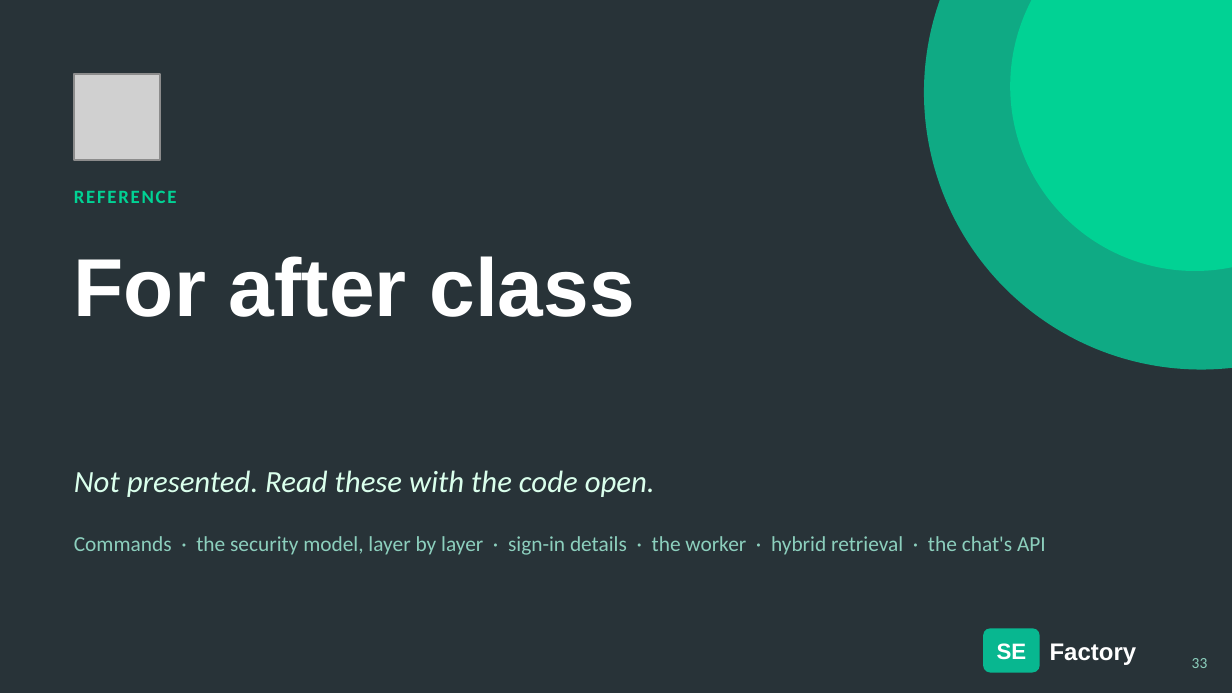
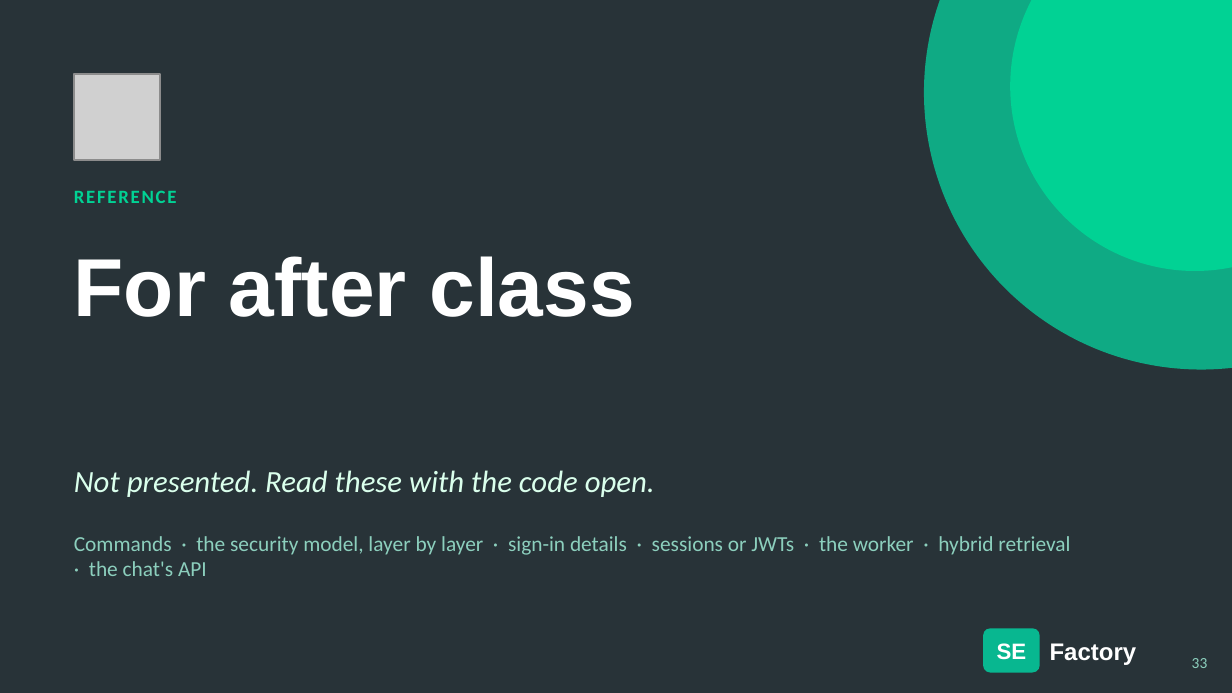
Before and after one commit to hasankanaan26/acme-desk, a slide deck: slide 33 of slides/part2-platform.pptx. Drawn at 1232x693 pixels with LibreOffice and Linux fonts; fonts in the diff are those of the drawing; grey boxes stand for pictures. Boxes give left, top, right and bottom in pixels: in the first picture for what was removed or moved away, otherwise in the second. Text is boxed around its words. In the diff, an @@ line names an element or a change of style, - is before the commit and + after.

```diff
--- a/slides/part2-platform.pptx
+++ b/slides/part2-platform.pptx
@@ text at (74, 536, 1070, 576): text changed @@
-Commands · the security model, layer by layer · sign-in details · the worker · hybrid retrieval · the chat's API
+Commands · the security model, layer by layer · sign-in details · sessions or JWTs · the worker · hybrid retrieval · the chat's API
```
Also in this commit, not shown: 4 other slides changed, 1 slide added, 2 other files.
